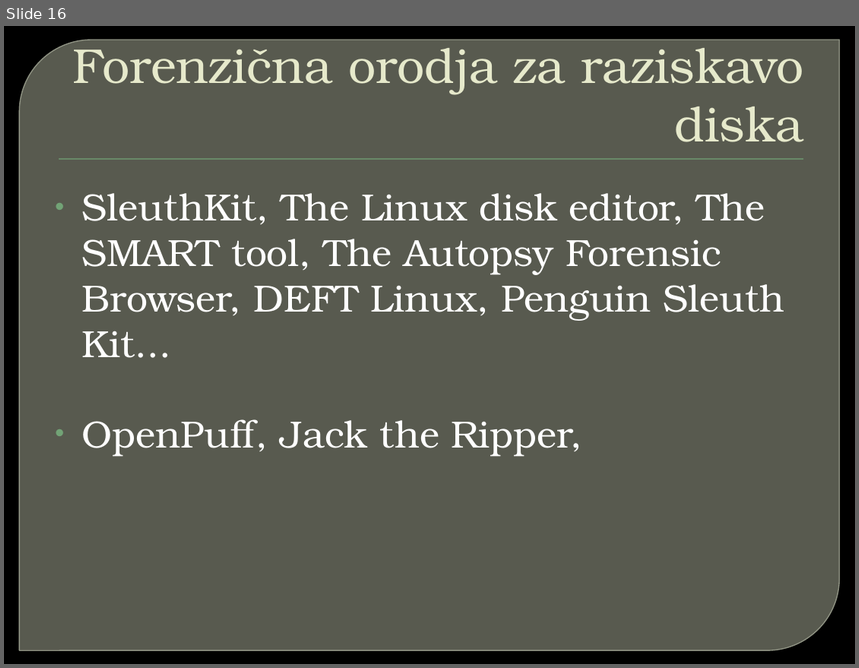
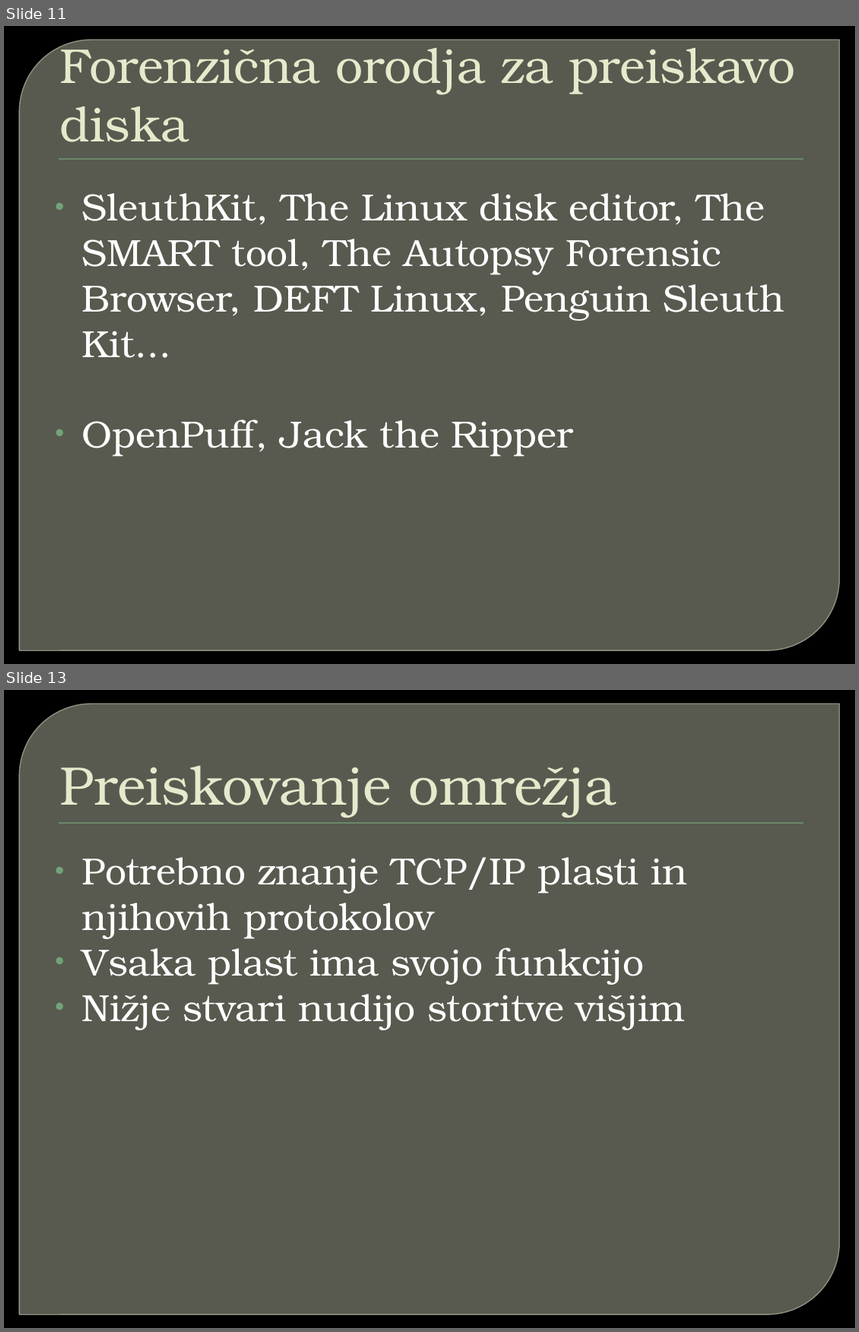
Before and after one commit to primus11/Digital-forensics, a slide deck: Forenzicna_analiza_OS_Linux.pptx. Shown one above the other, each under a label of ours: slide 16 before the commit, slides 11 and 13 after it; the slides between them are not shown. The pictures are 859x668 and 859x1332 pixels, drawn with LibreOffice and Linux fonts; fonts in the diff are those of the drawing; background and template pictures are left out. Boxes give left, top, right and bottom in pixels: in the first picture for what was removed or moved away, otherwise in the second. Text is boxed around its words. In the diff, an @@ line names an element or a change of style, - is before the commit and + after.

```diff
--- a/Forenzicna_analiza_OS_Linux.pptx
+++ b/Forenzicna_analiza_OS_Linux.pptx
@@ slide 13 added at (x1=4, y1=690, x2=855, y2=1328), background picture (left out); not listed: 2 template elements that a slide beside it also shows @@
@@ title added at (x1=60, y1=765, x2=617, y2=818), 46 pt, text #E7EACB @@
+Preiskovanje omrežja
@@ text added at (x1=82, y1=857, x2=688, y2=1030), 32 pt, text #FFFFFF @@
+• Potrebno znanje TCP/IP plasti in njihovih protokolov
+• Vsaka plast ima svojo funkcijo
+• Nižje stvari nudijo storitve višjim
@@ what was slide 16 is now slide 11 @@
@@ slide 11 changed as well @@
@@ title at (x1=60, y1=37, x2=795, y2=142): text changed @@
-Forenzična orodja za raziskavo diska
+Forenzična orodja za preiskavo diska
@@ text at (x1=82, y1=420, x2=573, y2=457): text changed @@
-• OpenPuff, Jack the Ripper,
+• OpenPuff, Jack the Ripper
```
Also in this commit, not shown: 15 other slides changed, 5 other slides added, 1 other file.
